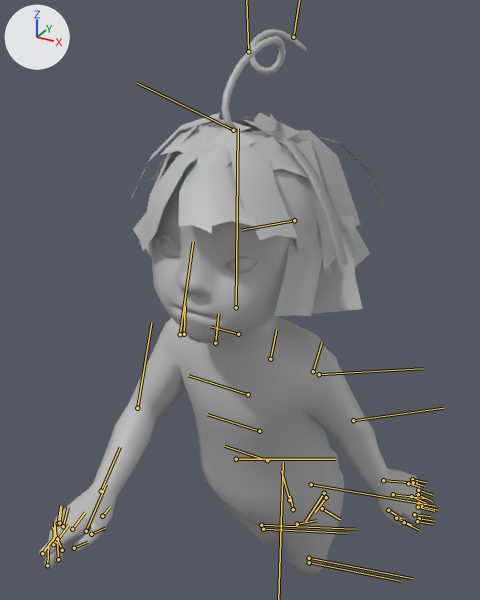
What one commit did to the FBX model Daydreamer/Assets/Art/_PLAYER/player_anim_forward.fbx.
Both versions are drawn from a camera (50 mm lens) standing at (0.456, -1.01, 1.374) and looking at (-0.102, 0.004, 0.867). Lighting does not change. The marker at upper left points along +X, +Y and +Z. Both versions are drawn at frame 2 of the action 'forward'; the numbers are the values there. The bones that bend it are drawn over the model as lines.

The first picture shows 'body', 'eyeL', 'eyeR', 'hair', 'hairIdiot'.
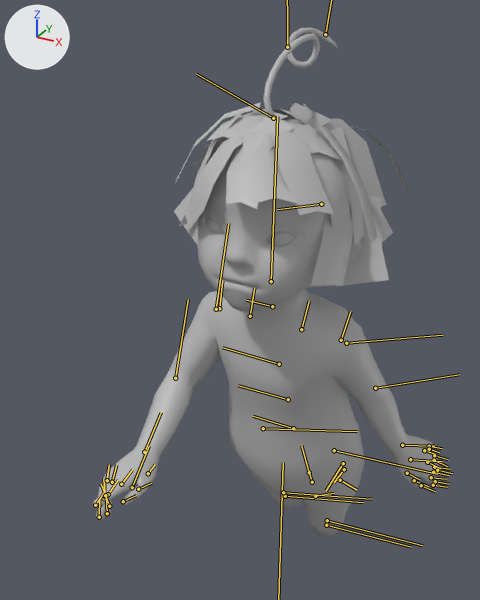
The change, as JSON lines over the scene's bpy script:
```json
{"block": "bone_spine_1", "where": "bone_spine_1 = bpy.data.objects['joints_grp'].pose.bones['Spine_1']  # child of 'Root'"}
{"op": "set", "path": "bone_spine_1.location", "old": "(0.9, 2.6, -0.8)", "new": "(1.3, 2.6, -13.6)"}
{"block": "bone_leg_1_l", "where": "bone_leg_1_l = bpy.data.objects['joints_grp'].pose.bones['Leg_1_L']  # child of 'Spine_1'"}
{"op": "set", "path": "bone_leg_1_l.rotation_quaternion", "old": "(0.986, -0.111, -0.125, -0.021)", "new": "(0.987, -0.083, -0.128, -0.04)", "note": "degrees (-13, -15, -1) -> degrees (-9, -15, -3)"}
{"block": "bone_leg_1_r", "where": "bone_leg_1_r = bpy.data.objects['joints_grp'].pose.bones['Leg_1_R']  # child of 'Spine_1'"}
{"op": "set", "path": "bone_leg_1_r.rotation_quaternion", "old": "(0.988, 0.117, -0.058, -0.086)", "new": "(0.991, 0.095, -0.058, -0.077)", "note": "degrees (14, -5, -11) -> degrees (11, -6, -9)"}
```

What differs and where, as boxes (x1, y1, x2, y2) in the pictures (480 x 600 px):
```json
{"object": "body", "change": "posed", "before": [39, 163, 425, 576], "after": [93, 147, 441, 537], "on screen": "10% narrower"}
{"object": "hair", "change": "posed", "before": [131, 112, 388, 316], "after": [174, 102, 410, 287], "on screen": "8% narrower, 9% shorter"}
{"object": "hairIdiot", "change": "posed", "before": [221, 29, 308, 130], "after": [263, 27, 338, 118], "on screen": "14% narrower, 10% shorter"}
{"object": "eyeR", "change": "posed", "before": [160, 239, 180, 258], "after": [205, 217, 225, 234]}
{"bone": "Spine_1", "before": "(267, 460) to (224, 446)", "after": "(293, 428) to (253, 416)"}
{"bone": "Leg_1_L", "before": "(311, 484) to (422, 503)", "after": "(334, 450) to (437, 474)"}
{"bone": "Leg_1_R", "before": "(236, 459) to (335, 459)", "after": "(263, 428) to (357, 431)"}
```
